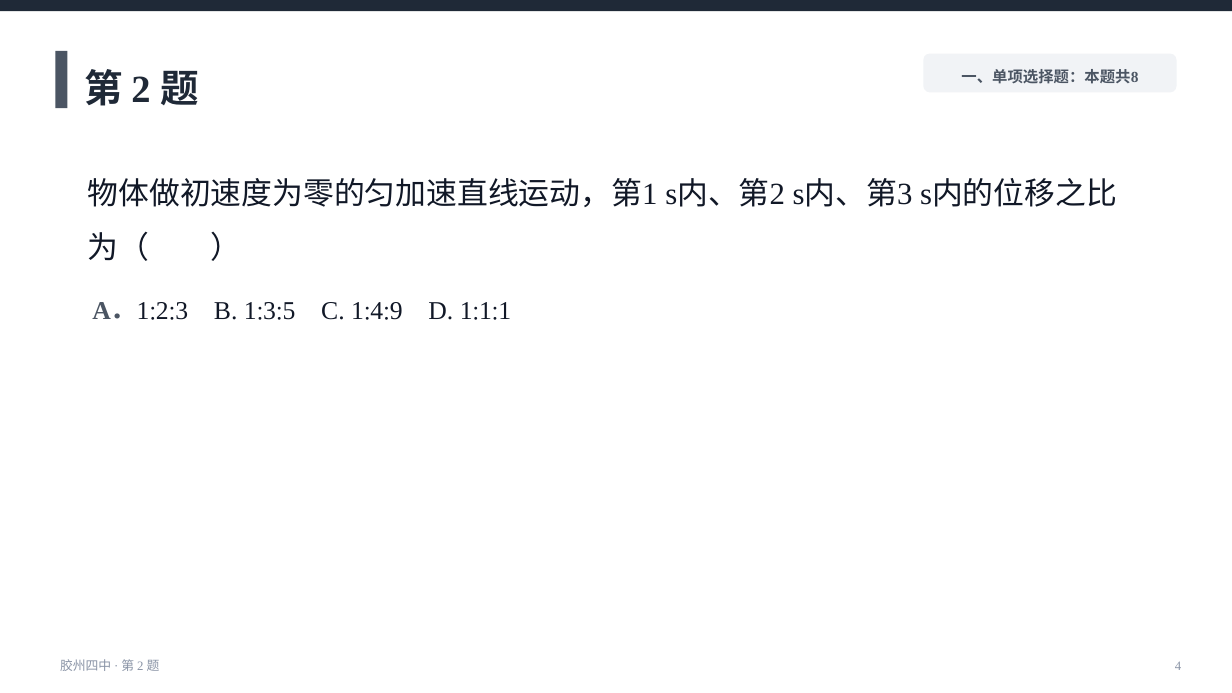
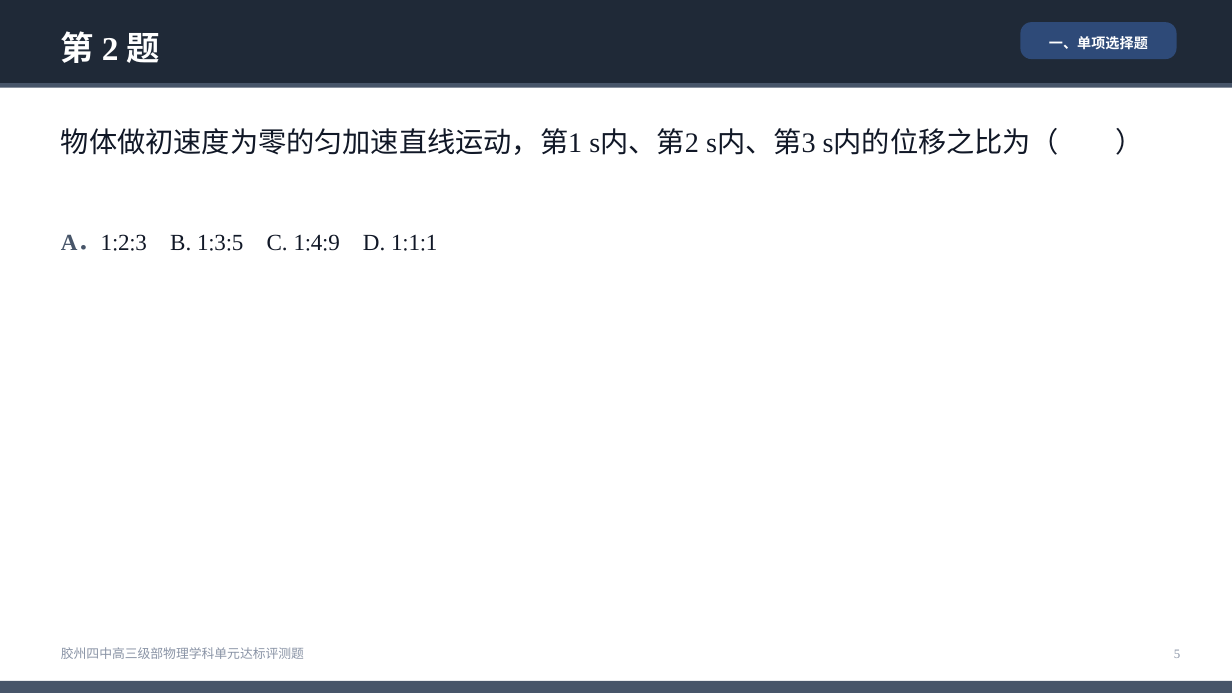
Before and after one commit to wohongshi/jszz, a slide deck: slide 5 of examples/preview/sample_paper.pptx (slide 4 before the commit). Drawn at 1232x693 pixels with LibreOffice and Linux fonts; fonts in the diff are those of the drawing. Boxes give left, top, right and bottom in pixels: in the first picture for what was removed or moved away, otherwise in the second. Text is boxed around its words. In the diff, an @@ line names an element or a change of style, - is before the commit and + after.

Commit message:
jszz v1.0：备课 MCP 工具集
- B站：WBI 搜索 / 字幕 / 音视频下载
- 学科网：搜索 / 详情 / 预览页正文（SVG 文字）/ 组卷网
- 生成：学案与试卷 docx、16:9 新授课与讲评课件、组卷
- 控制台：登录态、依赖自检、产物下载
- jszz.skill：SKILL.md + 6 篇排版规范（来自 745 份真实教师资料统计）

```diff
--- a/examples/preview/sample_paper.pptx
+++ b/examples/preview/sample_paper.pptx
@@ rectangle: place and size @@
-rectangle at box(0, 0, 1232, 11)
+rectangle at box(0, 0, 1232, 83)
@@ text "第 2 题": place and size @@
-text "第 2 题" at box(84, 69, 198, 106)
+text "第 2 题" at box(61, 31, 160, 63)
@@ text "第 2 题" at box(61, 31, 160, 63): size 30 to 26 pt, text colour #1F2937 to #FFFFFF; line spacing 1.25 to 1.3 @@
@@ rounded rectangle: place and size @@
-rounded rectangle at box(923, 54, 1177, 92)
+rounded rectangle at box(1020, 22, 1177, 59)
@@ rounded rectangle at box(1020, 22, 1177, 59): fill #F1F3F6 to #2E4A78; proportions changed @@
@@ rectangle removed at box(55, 51, 67, 108) @@
@@ text at box(1049, 36, 1148, 50): text changed; size 12 to 11 pt; text colour #4B5563 to #FFFFFF @@
-一、单项选择题：本题共8
+一、单项选择题
@@ rectangle added at box(0, 83, 1232, 88), fill #475569 @@
@@ text "物体做初速度为零的匀加速直线运动，第1 s内、第2 s内、第3 s内的位移之比为（ ）": place and size @@
-text "物体做初速度为零的匀加速直线运动，第1 s内、第2 s内、第3 s内的位移之比为（ ）" at box(88, 178, 913, 207)
+text "物体做初速度为零的匀加速直线运动，第1 s内、第2 s内、第3 s内的位移之比为（ ）" at box(61, 128, 1059, 155)
@@ text "物体做初速度为零的匀加速直线运动，第1 s内、第2 s内、第3 s内的位移之比为（ ）" at box(61, 128, 1059, 155): size 24 to 22 pt @@
@@ text "A．1∶2∶3 B. 1∶3∶5 C. 1∶4∶9 ...": place and size @@
-text "A．1∶2∶3 B. 1∶3∶5 C. 1∶4∶9 ..." at box(92, 302, 511, 320)
+text "A．1∶2∶3 B. 1∶3∶5 C. 1∶4∶9 ..." at box(61, 234, 438, 251)
@@ text "A．1∶2∶3 B. 1∶3∶5 C. 1∶4∶9 ..." at box(61, 234, 438, 251): size 20 to 18 pt; text colour #4B5563 to #475569 in "A．1∶2∶3"; indent changed; line spacing 1.4 to 1.25 @@
@@ text at box(61, 647, 304, 659): text changed @@
-胶州四中 · 第 2 题
+胶州四中高三级部物理学科单元达标评测题
@@ text added at box(1174, 649, 1180, 658), 10 pt, text #8A94A6 @@
+5
@@ rectangle added at box(0, 681, 1232, 693), fill #475569 @@
@@ text removed at box(1175, 661, 1181, 670) @@
-4
```
Also in this commit, not shown: 9 other slides changed, 7 slides added, 28 other files.
